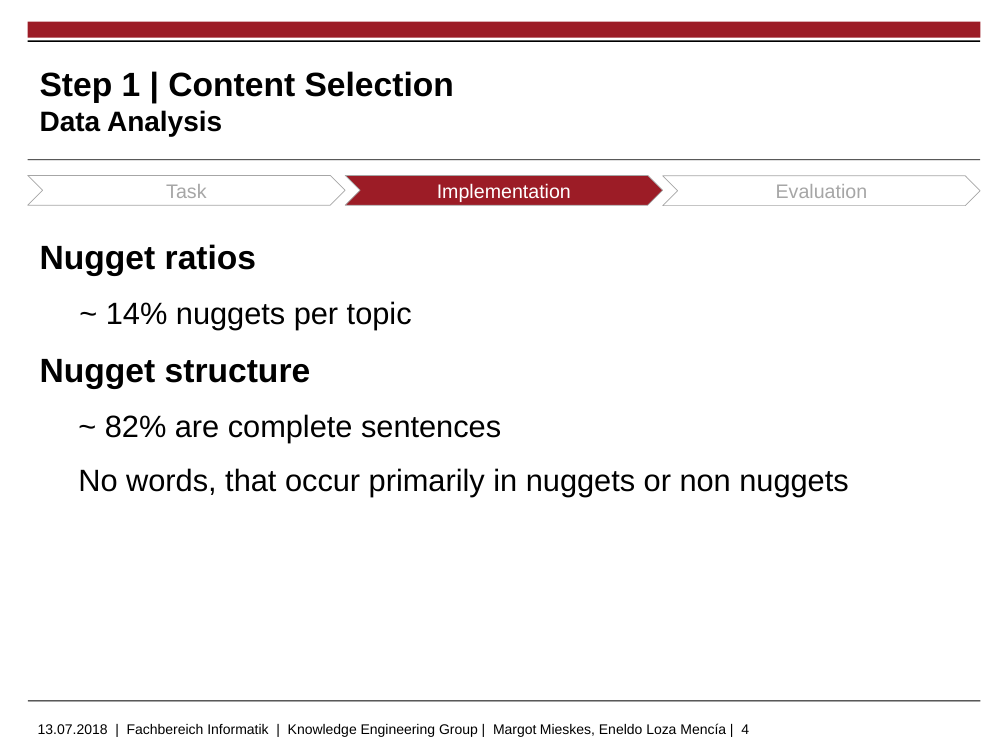
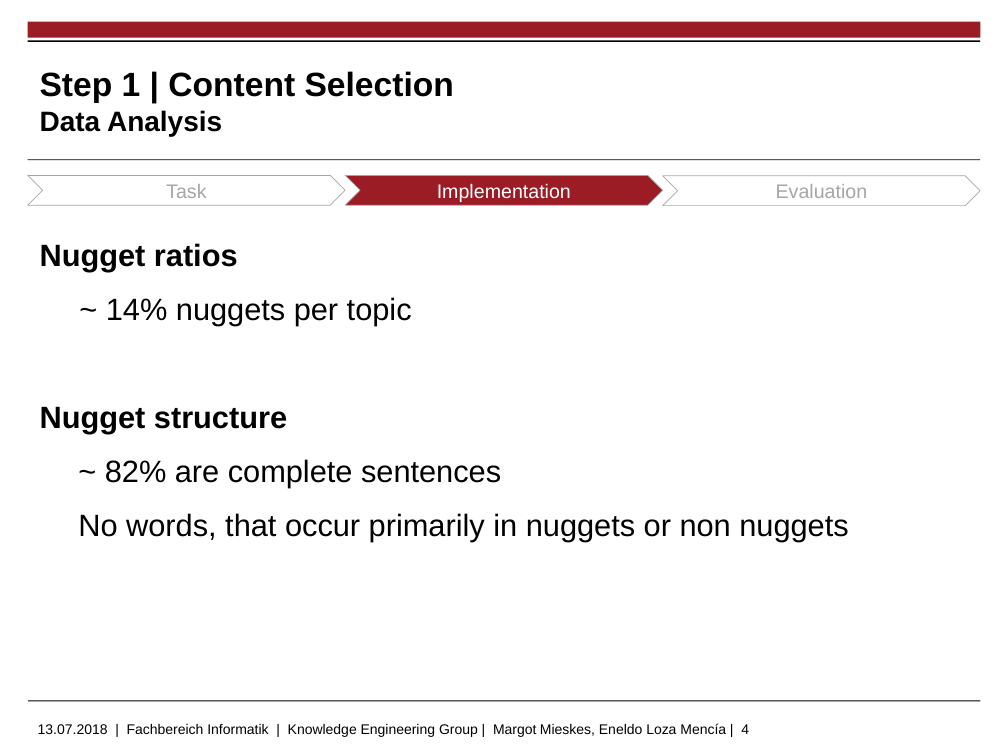
Before and after one commit to markushoehn/Auto_TextSum, a slide deck: slide 4 of presentation/20180713 Gruppe 5 - final m.pptx. Drawn at 1008x756 pixels with LibreOffice and Linux fonts; fonts in the diff are those of the drawing; background and template pictures are left out. Boxes give left, top, right and bottom in pixels: in the first picture for what was removed or moved away, otherwise in the second. Text is boxed around its words. In the diff, an @@ line names an element or a change of style, - is before the commit and + after.

```diff
--- a/presentation/20180713 Gruppe 5 - final m.pptx
+++ b/presentation/20180713 Gruppe 5 - final m.pptx
@@ text at (40,243,287,433): size 24 to 22 pt in "Nugget ratios", "Nugget structure" @@
```
Also in this commit, not shown: 6 other slides changed, 8 other files.
